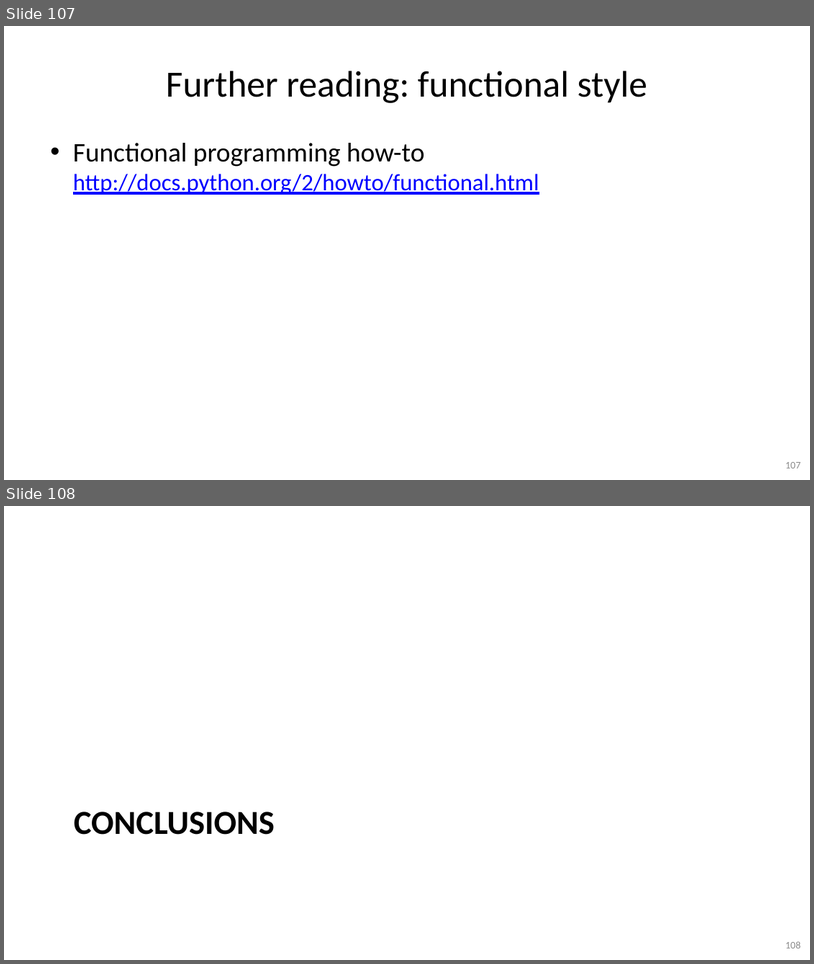
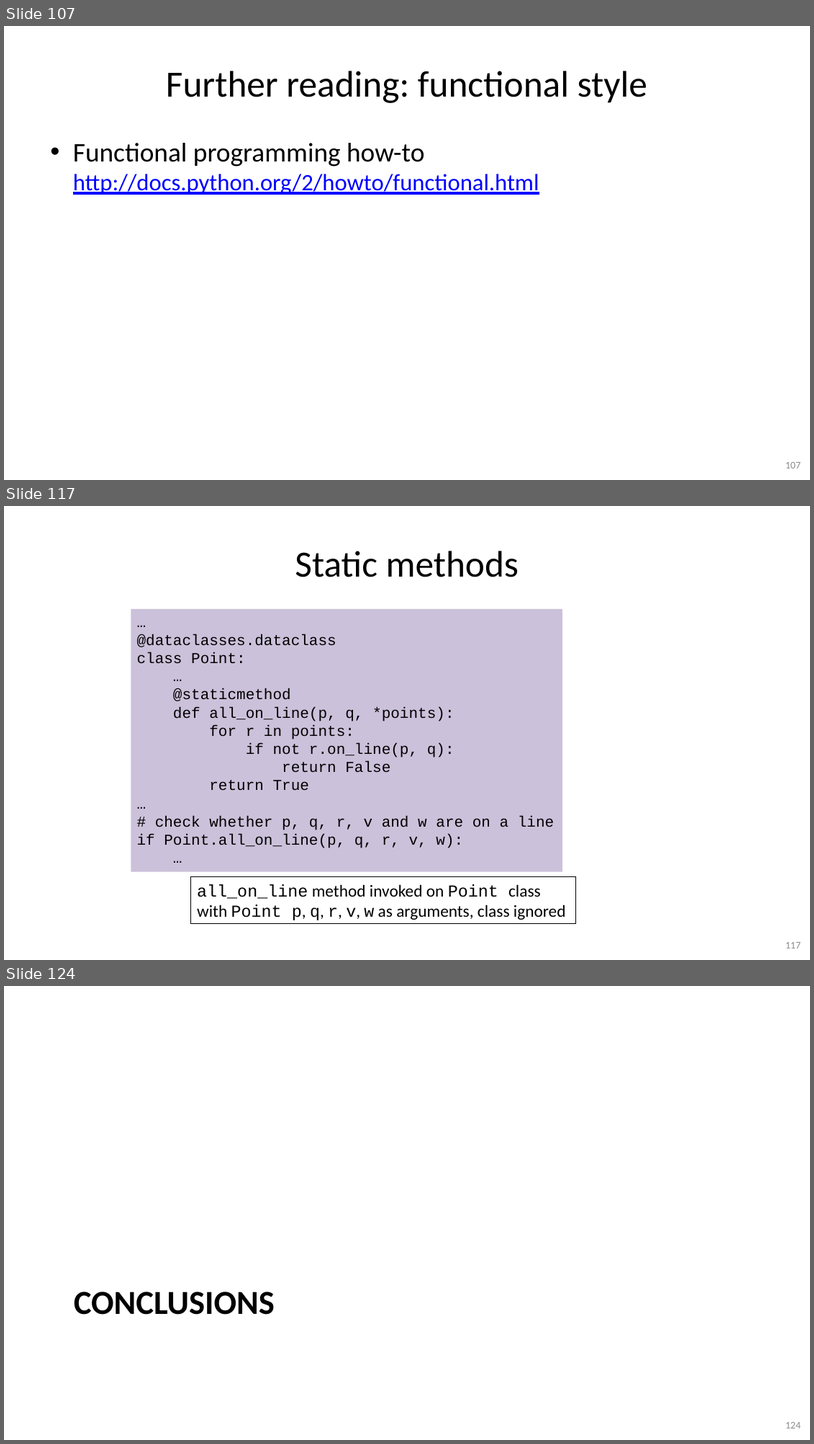
Before and after one commit to gjbex/Python-for-programmers, a slide deck: python_for_programmers.pptx. Shown one above the other, each under a label of ours: slides 107 and 108 before the commit, slides 107, 117 and 124 after it; the slides between them are not shown. The pictures are 814x964 and 814x1444 pixels, drawn with LibreOffice and Linux fonts; fonts in the diff are those of the drawing. Boxes give left, top, right and bottom in pixels: in the first picture for what was removed or moved away, otherwise in the second. Text is boxed around its words. In the diff, an @@ line names an element or a change of style, - is before the commit and + after.

Commit message:
Add slides on dataclasses

```diff
--- a/python_for_programmers.pptx
+++ b/python_for_programmers.pptx
@@ slide 117 added at [4,506,810,960], background #FFFFFF @@
@@ title added at [295,551,519,577], 44 pt, text #000000 @@
+Static methods
@@ rectangle added at [131,609,563,871], fill #CCC1DA, 18 pt, text #000000 @@
+…
+@dataclasses.dataclass
+class Point:
+…
+@staticmethod
+def all_on_line(p, q, *points):
+for r in points:
+if not r.on_line(p, q):
+return False
+return True
+…
+# check whether p, q, r, v and w are on a line
+if Point.all_on_line(p, q, r, v, w):
+…
@@ rectangle added at [191,877,576,924], outline #000000 0.75 pt, 20 pt, text #000000 @@
+all_on_line method invoked on Point class
+with Point p, q, r, v, w as arguments, class ignored
@@ page number added at [786,942,801,948], 12 pt, text #8C8C8C @@
+117
@@ what was slide 108 is now slide 124 @@
@@ page number at [786,1422,801,1428]: text changed @@
-108
+124
```
Also in this commit, not shown: 15 other slides added.
